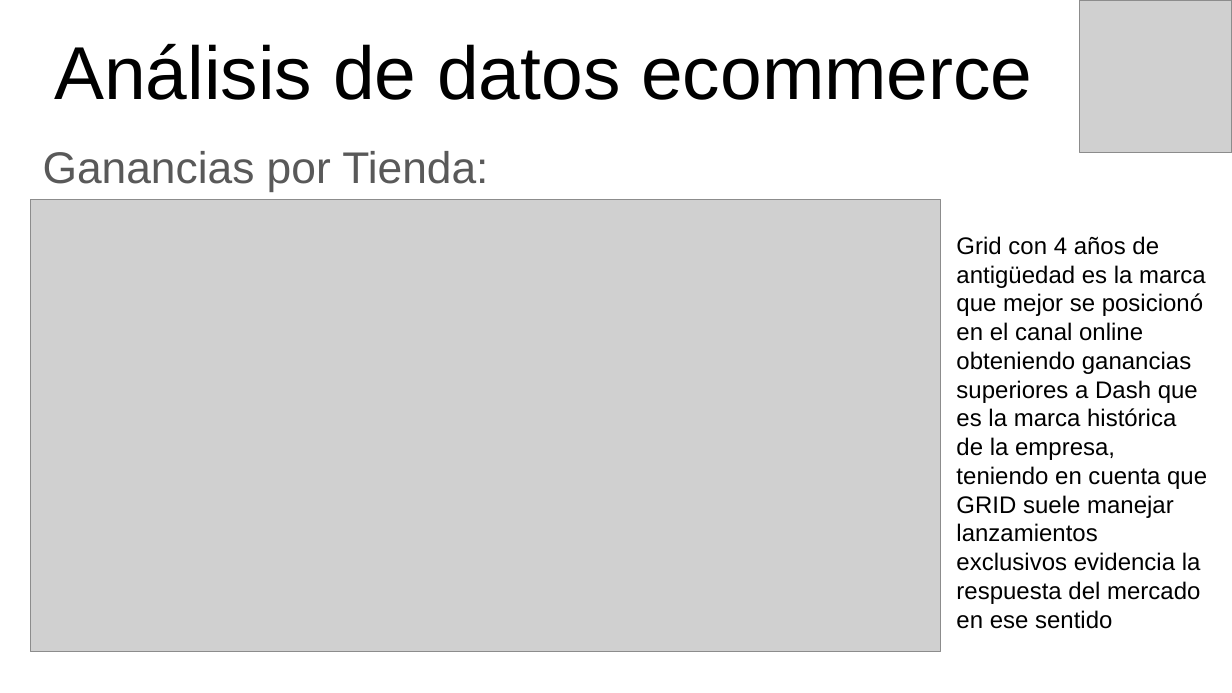
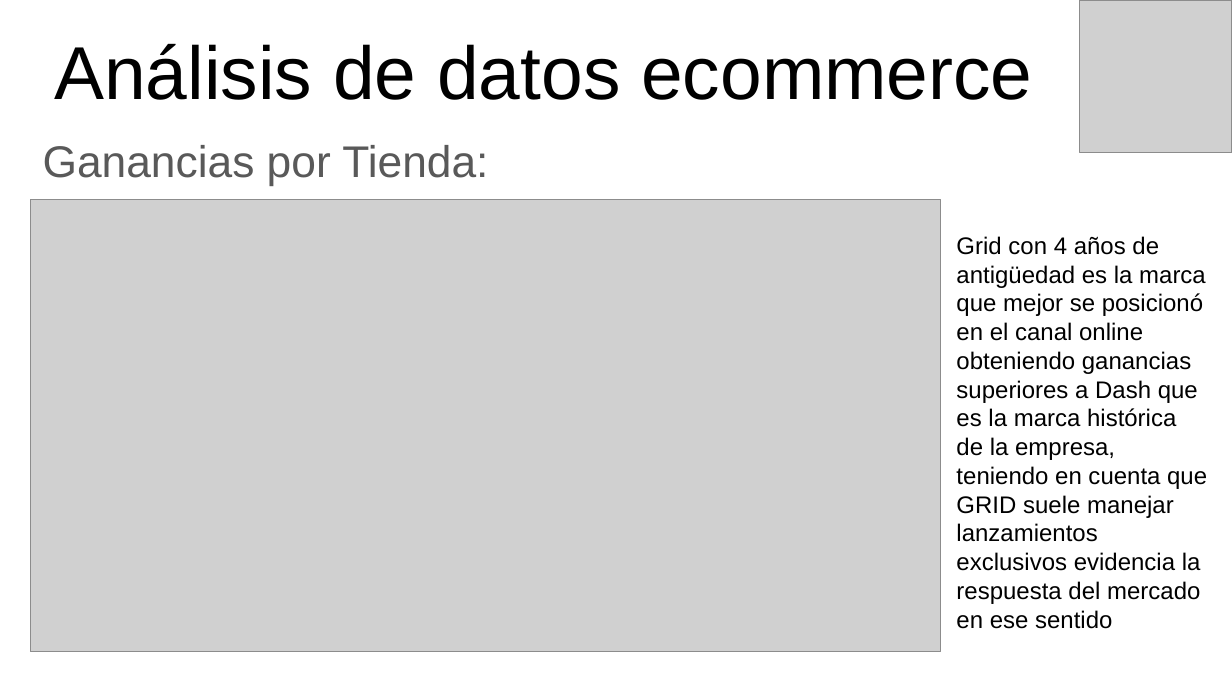
Before and after one commit to eliasguillermo/ds-ecommerce, a slide deck: slide 3 of PROYECTO FINAL - PRESENTANCION GERENCIAL.pptx. Drawn at 1232x693 pixels with LibreOffice and Linux fonts; fonts in the diff are those of the drawing; grey boxes stand for pictures. Boxes give left, top, right and bottom in pixels: in the first picture for what was removed or moved away, otherwise in the second. Text is boxed around its words. In the diff, an @@ line names an element or a change of style, - is before the commit and + after.

```diff
--- a/PROYECTO FINAL - PRESENTANCION GERENCIAL.pptx
+++ b/PROYECTO FINAL - PRESENTANCION GERENCIAL.pptx
@@ subtitle "Ganancias por Tienda:" at (x1=43, y1=145, x2=488, y2=185): line spacing 1 to 0.9 @@
```
Also in this commit, not shown: 7 other slides changed, 1 slide added, 1 other file.
